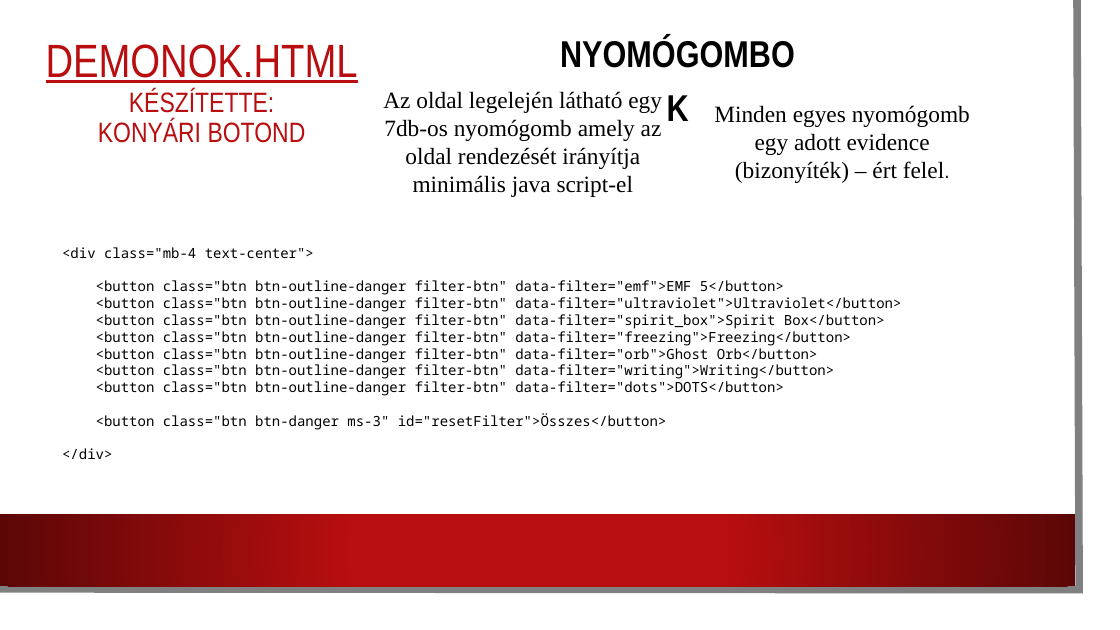
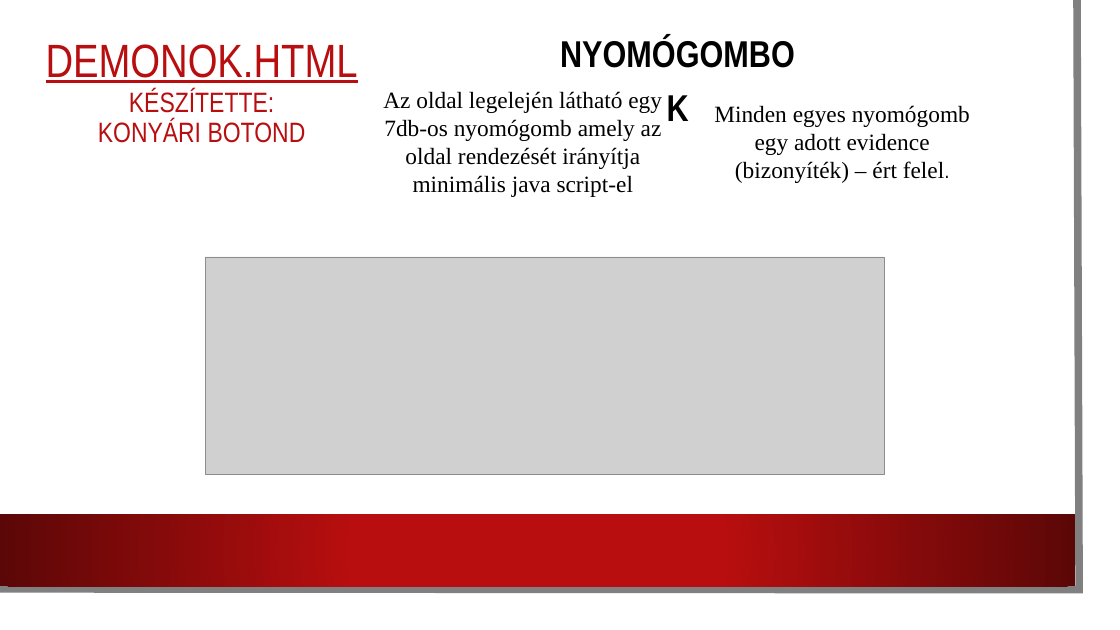
Before and after one commit to konyari-botond/Rajongoi9A-A, a slide deck: slide 6 of Bemutató (1).pptx. Drawn at 1120x630 pixels with LibreOffice and Linux fonts; fonts in the diff are those of the drawing; grey boxes stand for pictures; background and template pictures are left out. Boxes give left, top, right and bottom in pixels: in the first picture for what was removed or moved away, otherwise in the second. Text is boxed around its words. In the diff, an @@ line names an element or a change of style, - is before the commit and + after.

```diff
--- a/Bemutató (1).pptx
+++ b/Bemutató (1).pptx
@@ text removed at (x1=62, y1=247, x2=901, y2=459) @@
-<div class="mb-4 text-center">
-<button class="btn btn-outline-danger filter-btn" data-filter="emf">EMF 5</button>
-<button class="btn btn-outline-danger filter-btn" data-filter="ultraviolet">Ultraviolet</button>
-<button class="btn btn-outline-danger filter-btn" data-filter="spirit_box">Spirit Box</button>
-<button class="btn btn-outline-danger filter-btn" data-filter="freezing">Freezing</button>
-<button class="btn btn-outline-danger filter-btn" data-filter="orb">Ghost Orb</button>
-<button class="btn btn-outline-danger filter-btn" data-filter="writing">Writing</button>
-<button class="btn btn-outline-danger filter-btn" data-filter="dots">DOTS</button>
-<button class="btn btn-danger ms-3" id="resetFilter">Összes</button>
-</div>
@@ picture added at (x1=205, y1=257, x2=884, y2=475) @@
```
Also in this commit, not shown: 5 other slides changed, 1 other file.
